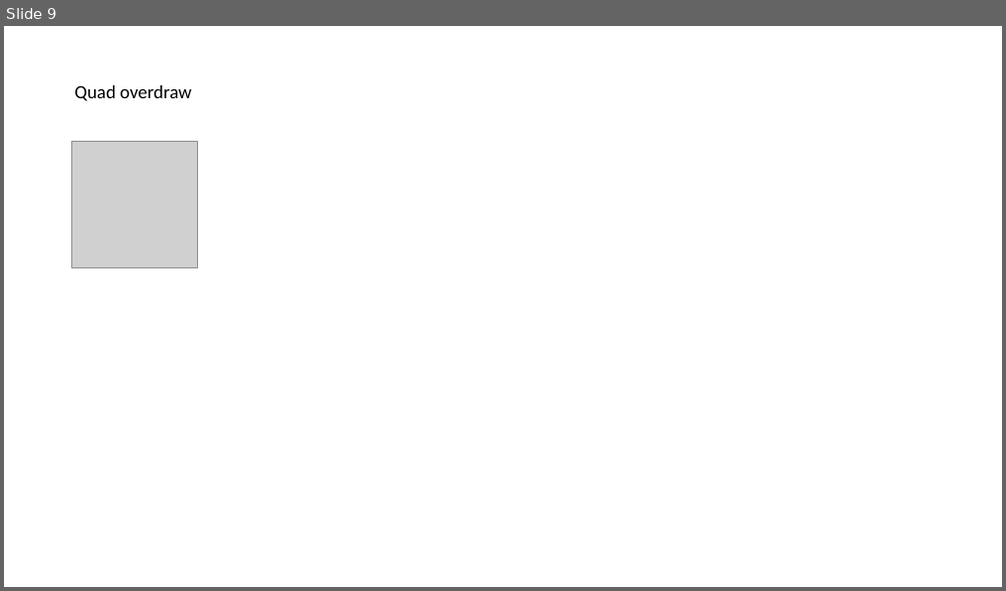
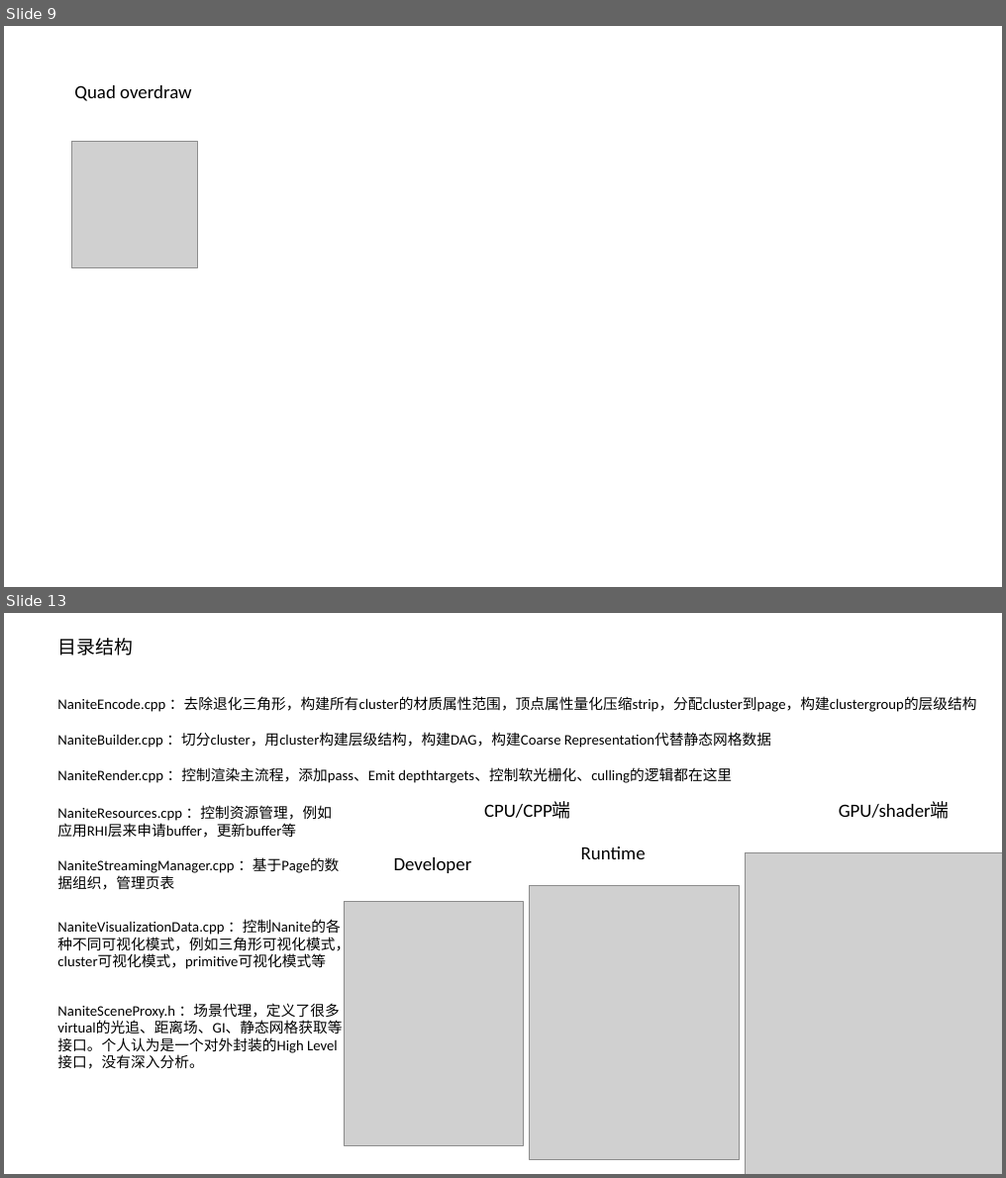
Before and after one commit to Tianji95/CG_learning_note, a slide deck: UE5_ppt/nanite简析.pptx. Shown one above the other, each under a label of ours: slide 9 before the commit, slides 9 and 13 after it; the slides between them are not shown. The pictures are 1006x591 and 1006x1178 pixels, drawn with LibreOffice and Linux fonts; fonts in the diff are those of the drawing; grey boxes stand for pictures. Boxes give left, top, right and bottom in pixels: in the first picture for what was removed or moved away, otherwise in the second. Text is boxed around its words. In the diff, an @@ line names an element or a change of style, - is before the commit and + after.

Commit message:
update nanite ppt

```diff
--- a/UE5_ppt/nanite简析.pptx
+++ b/UE5_ppt/nanite简析.pptx
@@ slide 13 added at box(4, 613, 1002, 1174), background #FFFFFF @@
@@ text added at box(57, 638, 133, 656), 18 pt, text #000000 @@
+目录结构
@@ text added at box(57, 696, 977, 712), 14 pt, text #000000 @@
+NaniteEncode.cpp ：去除退化三角形，构建所有cluster的材质属性范围，顶点属性量化压缩strip，分配cluster到page，构建clustergroup的层级结构
@@ text added at box(57, 732, 771, 748), 14 pt, text #000000 @@
+NaniteBuilder.cpp ：切分cluster，用cluster构建层级结构，构建DAG，构建Coarse Representation代替静态网格数据
@@ text added at box(57, 767, 732, 783), 14 pt, text #000000 @@
+NaniteRender.cpp ：控制渲染主流程，添加pass、Emit depthtargets、控制软光栅化、culling的逻辑都在这里
@@ text added at box(57, 805, 332, 838), 14 pt, text #000000 @@
+NaniteResources.cpp ：控制资源管理，例如应用RHI层来申请buffer，更新buffer等
@@ text added at box(484, 801, 571, 819), 18 pt, text #000000 @@
+CPU/CPP端
@@ text added at box(839, 802, 949, 819), 18 pt, text #000000 @@
+GPU/shader端
@@ text added at box(581, 847, 646, 860), 18 pt, text #000000 @@
+Runtime
@@ text added at box(57, 858, 339, 890), 14 pt, text #000000 @@
+NaniteStreamingManager.cpp ：基于Page的数据组织，管理页表
@@ text added at box(394, 858, 472, 873), 18 pt, text #000000 @@
+Developer
@@ picture added at box(746, 854, 1002, 1174) @@
@@ picture added at box(344, 902, 524, 1146) @@
@@ picture added at box(530, 885, 740, 1159) @@
@@ text added at box(57, 919, 350, 969), 14 pt, text #000000 @@
+NaniteVisualizationData.cpp ：控制Nanite的各种不同可视化模式，例如三角形可视化模式，cluster可视化模式，primitive可视化模式等
@@ text added at box(57, 1003, 342, 1069), 14 pt, text #000000 @@
+NaniteSceneProxy.h ：场景代理，定义了很多virtual的光追、距离场、GI、静态网格获取等接口。个人认为是一个对外封装的High Level接口，没有深入分析。
```
Also in this commit, not shown: 5 slides changed, 7 other slides added, 3 slides removed.
